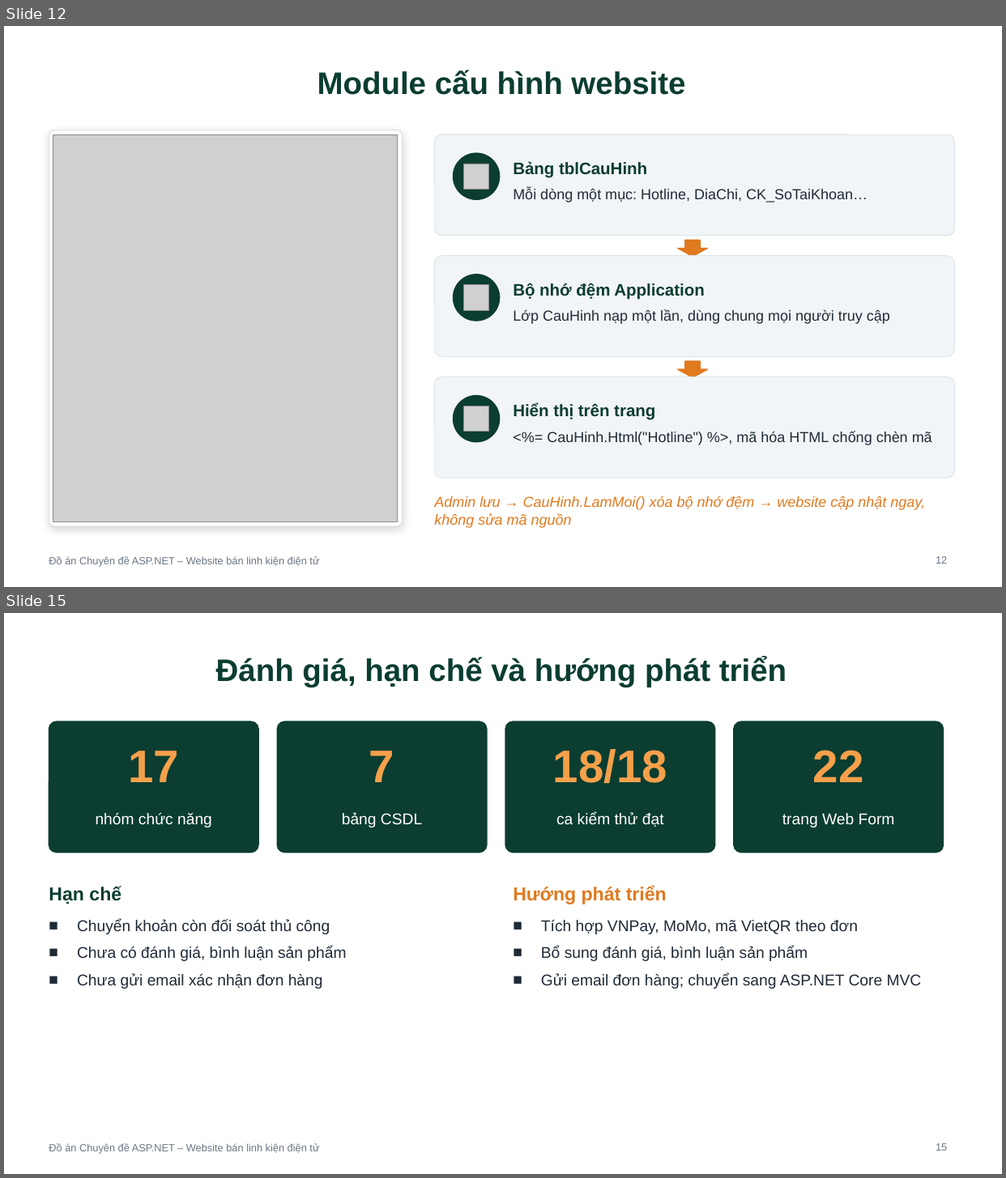
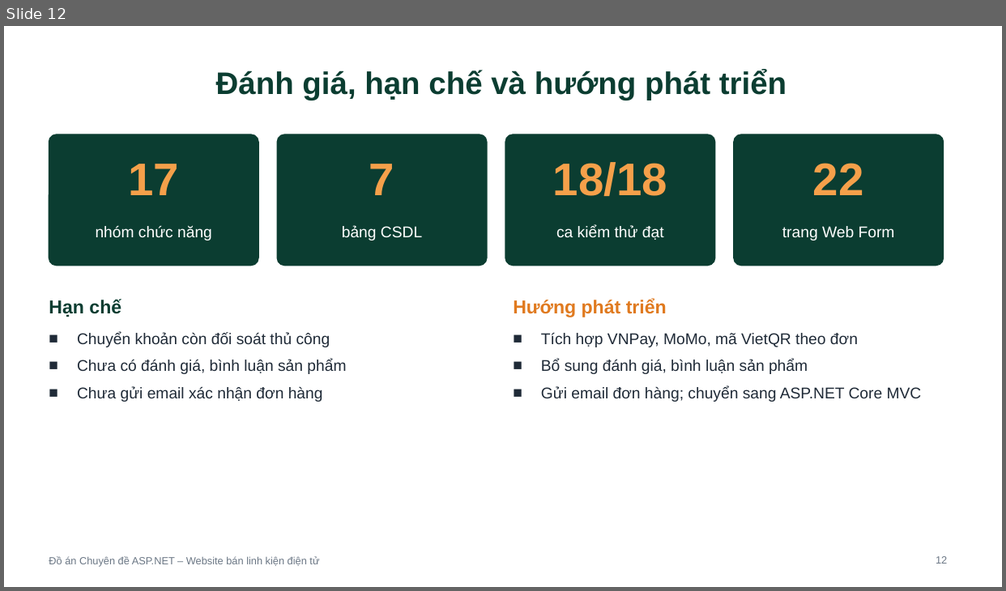
Before and after one commit to btduy10/ASPNET, a slide deck: thesis/abs/TrinhChieu_WebsiteBanLinhKien.pptx. Shown one above the other, each under a label of ours: slides 12 and 15 before the commit, slide 12 after it; the slides between them are not shown. The pictures are 1006x1178 and 1006x591 pixels, drawn with LibreOffice and Linux fonts; fonts in the diff are those of the drawing; grey boxes stand for pictures. Boxes give left, top, right and bottom in pixels: in the first picture for what was removed or moved away, otherwise in the second. Text is boxed around its words. In the diff, an @@ line names an element or a change of style, - is before the commit and + after.

```diff
--- a/thesis/abs/TrinhChieu_WebsiteBanLinhKien.pptx
+++ b/thesis/abs/TrinhChieu_WebsiteBanLinhKien.pptx
@@ slide 12 removed at <box>4,26,1002,587</box>, background #FFFFFF; not listed: 1 template element that a slide beside it also shows @@
@@ title removed at <box>317,70,685,95</box> @@
-Module cấu hình website
@@ rounded rectangle removed at <box>49,130,403,527</box> @@
@@ picture removed at <box>53,135,398,523</box> @@
@@ rounded rectangle removed at <box>434,135,955,236</box> @@
@@ ellipse removed at <box>454,153,500,199</box> @@
@@ picture removed at <box>463,164,489,189</box> @@
@@ text removed at <box>513,161,647,178</box> @@
-Bảng tblCauHinh
@@ text removed at <box>513,188,867,203</box> @@
-Mỗi dòng một mục: Hotline, DiaChi, CK_SoTaiKhoan…
@@ down arrow removed at <box>678,240,708,257</box> @@
@@ rounded rectangle removed at <box>434,256,955,357</box> @@
@@ ellipse removed at <box>454,275,500,321</box> @@
@@ picture removed at <box>463,285,489,310</box> @@
@@ text removed at <box>513,283,704,299</box> @@
-Bộ nhớ đệm Application
@@ text removed at <box>513,310,890,324</box> @@
-Lớp CauHinh nạp một lần, dùng chung mọi người truy cập
@@ down arrow removed at <box>678,361,708,378</box> @@
@@ rounded rectangle removed at <box>434,377,955,478</box> @@
@@ ellipse removed at <box>454,396,500,442</box> @@
@@ picture removed at <box>463,407,489,432</box> @@
@@ text removed at <box>513,403,655,420</box> @@
-Hiển thị trên trang
@@ text removed at <box>547,431,932,446</box> @@
-<%= CauHinh.Html("Hotline") %>, mã hóa HTML chống chèn mã
@@ text removed at <box>434,496,925,528</box> @@
-Admin lưu → CauHinh.LamMoi() xóa bộ nhớ đệm → website cập nhật ngay, không sửa mã nguồn
@@ page number removed at <box>936,557,947,564</box> @@
-12
@@ what was slide 15 is now slide 12 @@
@@ page number at <box>936,557,947,564</box>: text changed @@
-15
+12
```
Also in this commit, not shown: 5 slides changed, 2 slides added, 4 other slides removed.
